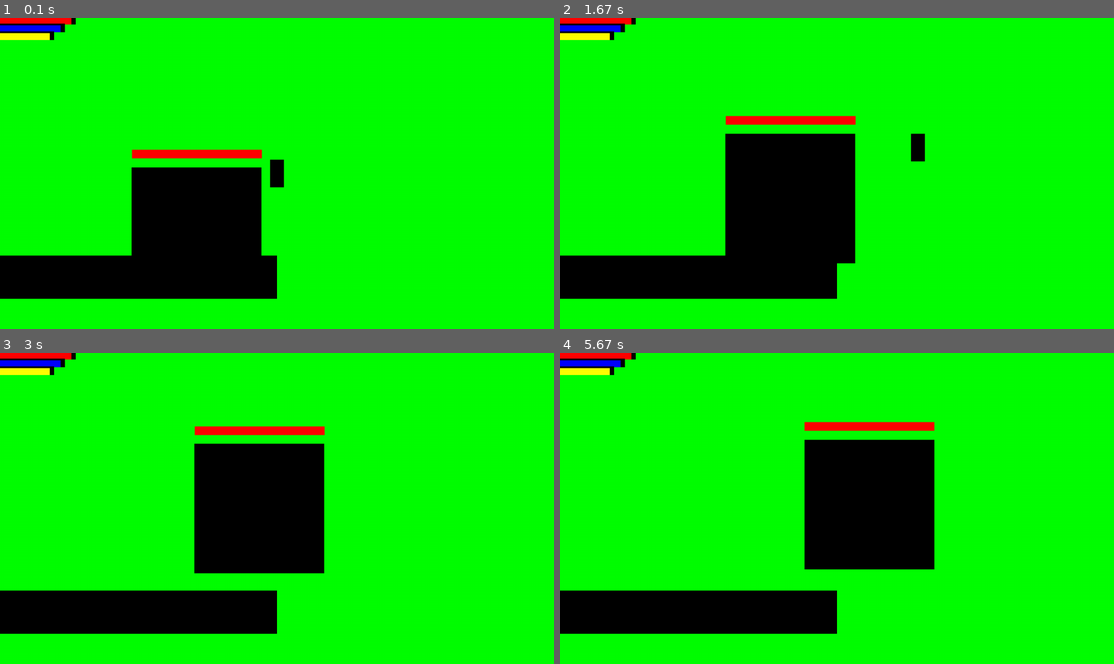
Above: before the commit, frames 1-4 (two rows, left to right).
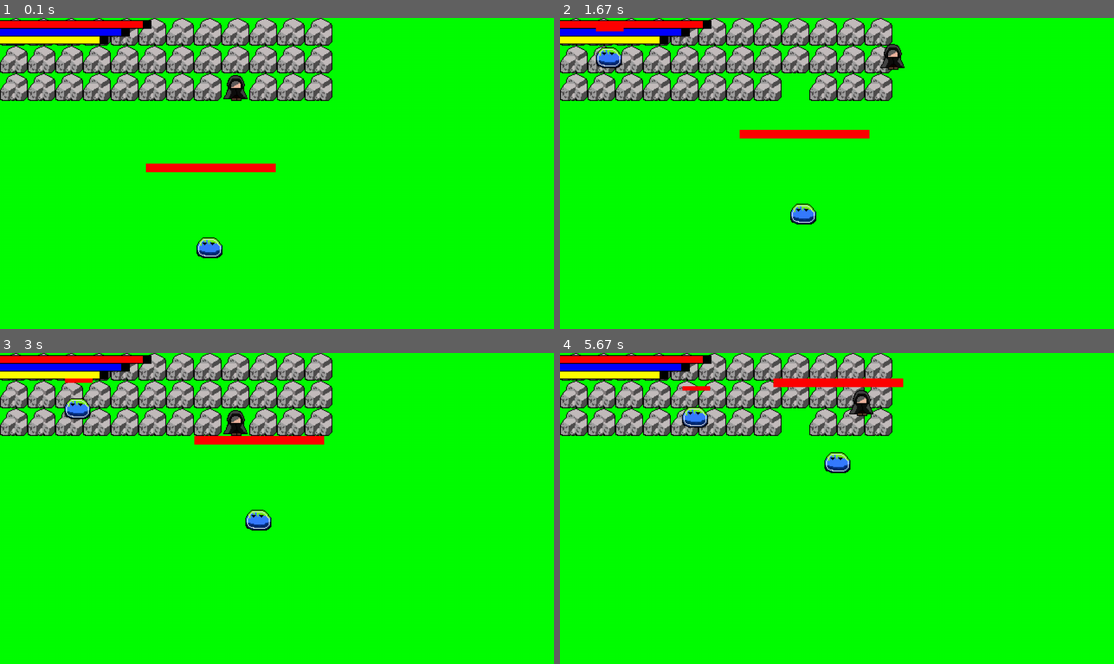
Above: after the commit, the same moments.

Repository: MaiTTrung/AliassPygame
Game: pygame game, started from main.py
Two runs of this game, one before a commit and one after it. Both use one fixed random seed, a clock stepped at 60 frames per second and the inputs below.
Inputs:
- Up to frame 1 (0.1 s): no input
- Up to frame 2 (1.67 s): hold D 0.33-0.8 s; hold W 0.83-1.13 s; hold D 1.17-1.63 s
- Up to frame 3 (3 s): hold A 1.67-2.2 s; hold S 2.23-2.53 s; hold A 2.57-2.97 s
- Up to frame 4 (5.67 s): hold W 3-3.37 s; hold D 3.4-4.03 s; hold S 4.07-4.43 s; hold A 4.47-4.93 s; hold D 4.97-5.43 s; hold W from 5.47 s (still down)

The runs differ from the first frame. In frame 1, 28% of the frame differs, in the area x 0-60%, y 0-91%; in frame 2, 31%; in frame 3, 31%; in frame 4, 31%.

Commit message:
add enemy, tile, a little bit collision

Diff:
--- a/enemy.py
+++ b/enemy.py
@@ -1,4 +1,5 @@
 import pygame
+import math
 
 
 class Enemy(pygame.sprite.Sprite):
@@ -8,8 +9,9 @@
         self.type = type
         self.dict = self.take_attribute()
 
-        self.image = pygame.Surface((self.dict["height"], self.dict["width"]))
-        self.rect = self.image.get_rect(center = pos)
+        #self.image = pygame.Surface((self.dict["height"], self.dict["width"]))
+        self.image = pygame.image.load("animations/enemy/creep.png")
+        self.rect = self.image.get_rect(topleft = pos)
         self.pos = pygame.math.Vector2(self.rect.center)
         self.direction = pygame.math.Vector2()
 
@@ -18,7 +20,7 @@
 
     def take_attribute(self):
         if self.type == "creep":
-            return {"hp": 500, "damge": 50,"height":32, "width":32}
+            return {"hp": 500, "damge": 50,"height":64, "width":64}
         elif self.type == "miniboss":
             return {"hp": 500, "damge": 50,"height":150, "width":150}
         else:
@@ -41,15 +43,18 @@
 
         #print(self.direction)
 
+    def distanct (self, player):
+        return ( math.sqrt( pow(self.pos.x - player.pos.x, 2) + pow(self.pos.y - player.pos.y, 2)) )
 
     def move(self, dt, player):
         self.define_direct(player)
 
-        self.pos.x += self.direction.x * self.speed * dt
-        self.rect.centerx = self.pos.x
+        if self.distanct(player) < 1000:
+            self.pos.x += self.direction.x * self.speed * dt
+            self.rect.centerx = self.pos.x
 
-        self.pos.y += self.direction.y * self.speed * dt
-        self.rect.centery = self.pos.y
+            self.pos.y += self.direction.y * self.speed * dt
+            self.rect.centery = self.pos.y
 
 
     def update(self, dt, player, display_surface):
@@ -57,6 +62,9 @@
         self.hp_bar = Enemy_hp_bar(self)
         self.hp_bar.update()
         self.hp_bar.draw(display_surface)
+        self.distanct(player)
+
+
 
 
         #self.define_direct(player)
@@ -65,7 +73,9 @@
 class Enemy_hp_bar():
     def __init__(self, enemy):
 
-        self.image = pygame.Surface((enemy.dict["width"], 20))
+        self.height = self.bar_height(enemy)
+        self.width = enemy.dict["width"]
+        self.image = pygame.Surface((self.width, self.height))
         self.image.fill("red")
         self.rect = self.image.get_rect(center = enemy.pos)
         self.enemy_height = enemy.dict["height"]
@@ -74,6 +84,15 @@
     def follow_object(self):
         self.rect.centery = self.enemy_pos - (self.enemy_height/2 + 30)
 
+
+    def bar_height(self, enemy):
+        if enemy.type == "creep":
+            return 10
+        elif enemy.type == "miniboss":
+            return 15
+        else:
+            return 20
+
     def update(self):
         self.follow_object()
 
--- a/level.py
+++ b/level.py
@@ -1,25 +1,29 @@
 import pygame
 from settings import *
 from player import Player
+from tile import Tile
 from player_info_bars import *
 from enemy import *
-
+from readmap import *
 
 class Level:
     def __init__(self):
         self.display_surface = pygame.display.get_surface()
-
+        self.display_surface.fill("green")
         #sprite groups
+        self.visible_sprites = pygame.sprite.Group()
         self.player_sprites = pygame.sprite.Group()
         self.UI_sprites = pygame.sprite.Group()
         self.enemy_sprites = pygame.sprite.Group()
         self.enemy_hp_bar_sprite = pygame.sprite.Group()
-
+        self.create_map()
         self.setup()
 
+
     def setup(self):
-        self.player = Player( pos = (640,360), group = self.player_sprites)
+        #self.player = Player( pos = (640,360), group = self.player_sprites)
         self.enemy = Enemy(pos = (450,500), group = self.enemy_sprites, type = "boss")
+        self.enemy = Enemy(pos = (0, 0 ), group = self.enemy_sprites, type = "creep")
 
         # UI bars
         self.big_hp_max_bar = Bar(pos=(0,5), group= self.UI_sprites, height = 20, width = 350, bar_class = "hp_max",type = "big")
@@ -31,17 +35,35 @@
         self.big_sta_max_bar = Bar(pos=(0,41), group= self.UI_sprites, height = 20, width = 250, bar_class = "hp_max",type = "big")
         self.big_sta_bar = Bar(pos=(0,43), group= self.UI_sprites, height = 16, width = 230, bar_class = "stamina",type = "big", color = "yellow")
 
-        self.skill_bar = Bar(pos=(0,600), group = self.UI_sprites, height = 100, width = 1280, bar_class = "stamina_max",type = "big" )
+        #self.skill_bar = Bar(pos=(0,600), group = self.UI_sprites, height = 100, width = 1280, bar_class = "stamina_max",type = "big" )
+
+    def create_map(self):
+        for row_index, row in enumerate(map_1):
+            for col_index, col in enumerate(row):
+                x = col_index * TITLE_SIZE
+                y =  row_index * TITLE_SIZE
+                if col == 1:
+                    Tile((x,y),self.visible_sprites)
+                if col == 'p':
+                    self.player = Player((x,y), self.player_sprites, self.enemy_sprites)
+
 
 
 
     def run(self, dt):
         self.display_surface.fill("green")
 
-        self.UI_sprites.draw(self.display_surface)
+
+        self.visible_sprites.draw(self.display_surface)
         self.enemy_sprites.draw(self.display_surface)
         self.player_sprites.draw(self.display_surface)
+        self.UI_sprites.draw(self.display_surface)
 
-        self.UI_sprites.update(dt, self.player)
+
+        self.visible_sprites.update(self.display_surface)
         self.enemy_sprites.update( dt, self.player, self.display_surface)
         self.player_sprites.update(dt)
+        self.UI_sprites.update(dt, self.player)
+
+
+        #print()
--- a/main.py
+++ b/main.py
@@ -10,6 +10,7 @@
         pygame.display.set_caption("Aliass")
         self.clock = pygame.time.Clock()
         self.level = Level()
+
     def run(self):
         while True:
             for event in pygame.event.get():
@@ -20,6 +21,7 @@
             dt = self.clock.tick(600) /1000
             self.level.run(dt)
             pygame.display.update()
+            print(self.clock)
             #get_mouse_pos()
 
 
--- /dev/null
+++ b/map/0.txt
@@ -0,0 +1,4 @@
+d d d d d r d r d d d
+d d d d r r d r d d d
+d d d d d r d p r d d
+d d d d d r r r d d d
--- a/player.py
+++ b/player.py
@@ -3,16 +3,16 @@
 
 
 class Player(pygame.sprite.Sprite):
-    def __init__(self, pos, group):
+    def __init__(self, pos, group, obstacle_sprites):
         super().__init__(group)
 
-        #animation image pos
-        self.image = pygame.Surface((32,64))
-        self.image.fill("black")
-        self.rect = self.image.get_rect(center = pos)
+        #animation sprite
+        self.image = pygame.image.load("animations/idle/0.png")
+        #self.image.fill("black")
+        self.rect = self.image.get_rect(topleft = pos)
         self.direction = pygame.math.Vector2()
         self.pos = pygame.math.Vector2(self.rect.center)
-
+        self.obstacle_sprites = obstacle_sprites
         # attributes
         self.hp_max = 10
         self.hp = 10
@@ -23,6 +23,23 @@
         self.speed = 200
         self.status = "idle"
 
+    def collision(self, direction):
+        if direction == "horizontal":
+            for sprite in self.obstacle_sprites:
+                if sprite.rect.colliderect(self.rect):
+                    if self.direction.x > 0:
+                        self.rect.right = sprite.rect.left
+
+                    if self.direction.x < 0:
+                        self.rect.left = sprite.rect.right
+
+        if direction == "vertical":
+            for sprite in self.obstacle_sprites:
+                if sprite.rect.colliderect(self.rect):
+                    if self.direction.y > 0:
+                        self.rect.bottom = sprite.rect.top
+                    if self.direction.y < 0 :
+                        self.rect.top = sprite.rect.bottom
 
     def input(self,dt):
         # get button & mouse
@@ -61,11 +78,13 @@
             self.speed = 200
             self.back_stamina(dt)
 
+
+
     def speed_up(self,dt):
         if self.stamina > 0 and self.direction.magnitude() > 0:
             self.speed = 400
             self.stamina = self.stamina - (1  * 1.7 * dt)
-            print(self.speed, self.stamina, dt)
+
         else:
             self.speed = 200
 
@@ -84,11 +103,15 @@
             self.status = "idle"
 
         # horizontal
-        self.pos.x += self.direction.x * self.speed * dt
-        self.rect.centerx = self.pos.x
+        self.rect.x += self.direction.x * self.speed * dt
+        #self.rect.centerx = self.pos.x
+        self.pos.x = self.rect.centerx
+        self.collision("horizontal")
         # vertical
-        self.pos.y += self.direction.y * self.speed * dt
-        self.rect.centery = self.pos.y
+        self.rect.y += self.direction.y * self.speed * dt
+        #self.rect.centery = self.pos.y
+        self.pos.y = self.rect.centery
+        self.collision("vertical")
 
     def animation(self):
         path = "/animations/"
--- a/player_info_bars.py
+++ b/player_info_bars.py
@@ -12,7 +12,7 @@
         self.bar_color = color
         self.image = pygame.Surface((self.max_width_bar,self.bar_height))
         self.image.fill(color)
-        self.rect =self.image.get_rect(center = pos)
+        self.rect =self.image.get_rect(topleft = pos)
         self.pos = pygame.math.Vector2(self.rect.center)
         self.bar_class = bar_class
         self.bar_type = type
--- /dev/null
+++ b/readmap.py
@@ -0,0 +1,5 @@
+map_1 = [
+    [1,1,1,1,1,1,1,1,1,1,1,1],
+    [1,1,1,1,1,1,1,1,1,1,1,1],
+    [1,1,1,1,1,1,1,1,"p",1,1,1],
+]
--- /dev/null
+++ b/skill.py
@@ -0,0 +1,4 @@
+import pygame
+
+class Bullet(pygame.sprite.Sprite):
+    def __init__(self, pos, )
--- /dev/null
+++ b/tile.py
@@ -0,0 +1,8 @@
+import pygame
+
+
+class Tile(pygame.sprite.Sprite):
+    def __init__(self, pos, groups):
+        super().__init__(groups)
+        self.image = pygame.image.load("animations/rock/0.png")
+        self.rect = self.image.get_rect(topleft = pos)
Binary file removed: animations/down_idle/0.jpg
Binary file added: animations/enemy/boss.png
Binary file added: animations/enemy/creep.png
Binary file added: animations/flower/1.png
Binary file added: animations/flower/grass_0.png
Binary file added: animations/idle/0.png
Binary file added: animations/rock/0.png
